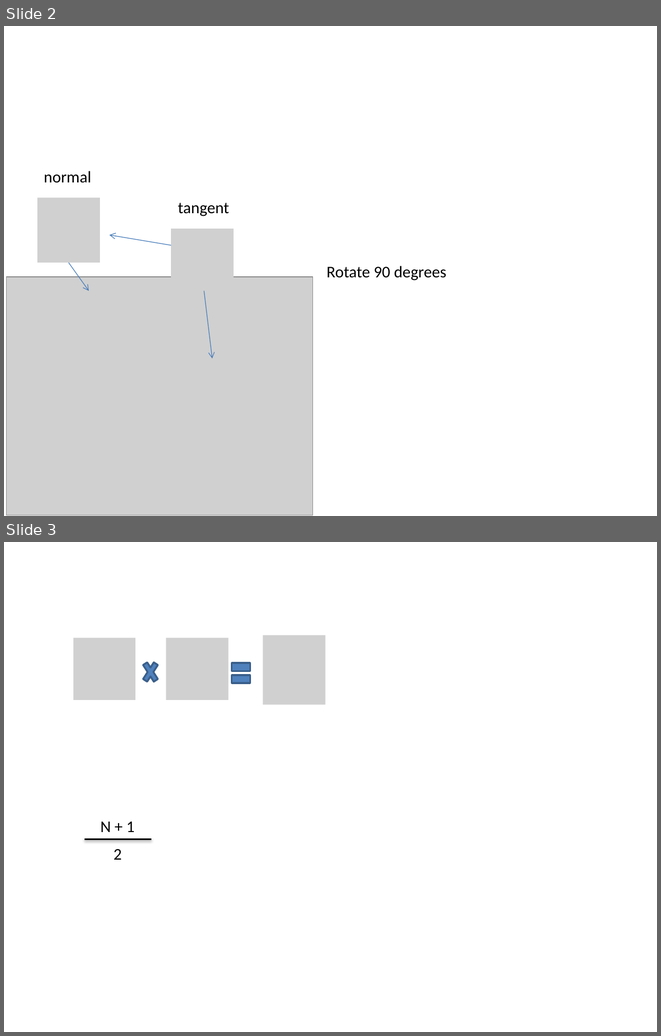
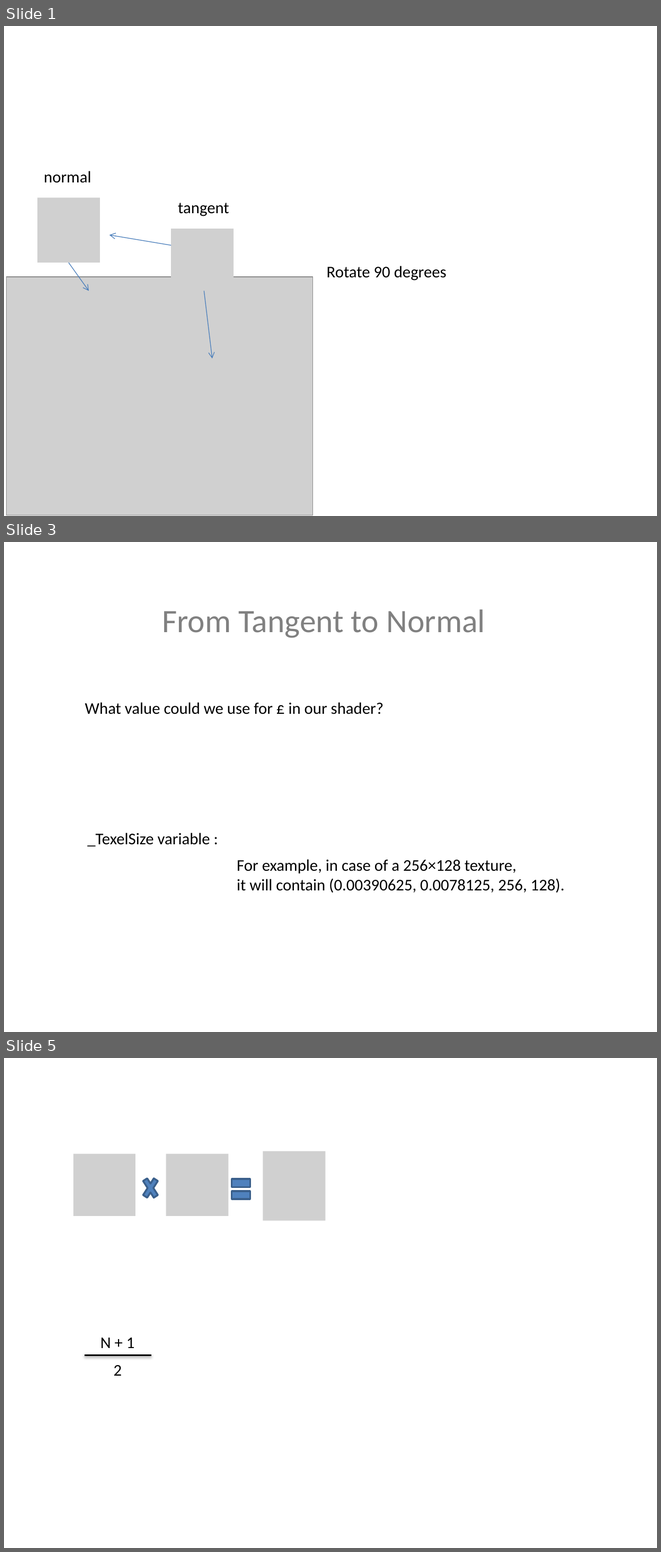
Before and after one commit to matrix09/Shader_CatLike, a slide deck: Shader/Bumpness/Bumpness.pptx. Shown one above the other, each under a label of ours: slides 2 and 3 before the commit, slides 1, 3 and 5 after it; the slides between them are not shown. The pictures are 661x1036 and 661x1552 pixels, drawn with LibreOffice and Linux fonts; fonts in the diff are those of the drawing; grey boxes stand for pictures. Boxes give left, top, right and bottom in pixels: in the first picture for what was removed or moved away, otherwise in the second. Text is boxed around its words. In the diff, an @@ line names an element or a change of style, - is before the commit and + after.

```diff
--- a/Shader/Bumpness/Bumpness.pptx
+++ b/Shader/Bumpness/Bumpness.pptx
@@ slide 3 added at (x1=4, y1=542, x2=657, y2=1032), background #FFFFFF @@
@@ text added at (x1=162, y1=609, x2=485, y2=638), 36 pt, text #808080 @@
+From Tangent to Normal
@@ text added at (x1=85, y1=702, x2=383, y2=714), 18 pt, text #000000 @@
+What value could we use for £ in our shader?
@@ text added at (x1=87, y1=832, x2=210, y2=846), 18 pt, text #000000 @@
+_TexelSize variable :
@@ text added at (x1=237, y1=859, x2=565, y2=892), 18 pt, text #000000 @@
+For example, in case of a 256×128 texture,
+it will contain (0.00390625, 0.0078125, 256, 128).
@@ what was slide 2 is now slide 1 @@
@@ what was slide 3 is now slide 5 @@
```
Also in this commit, not shown: 2 other slides added, 23 other files.
